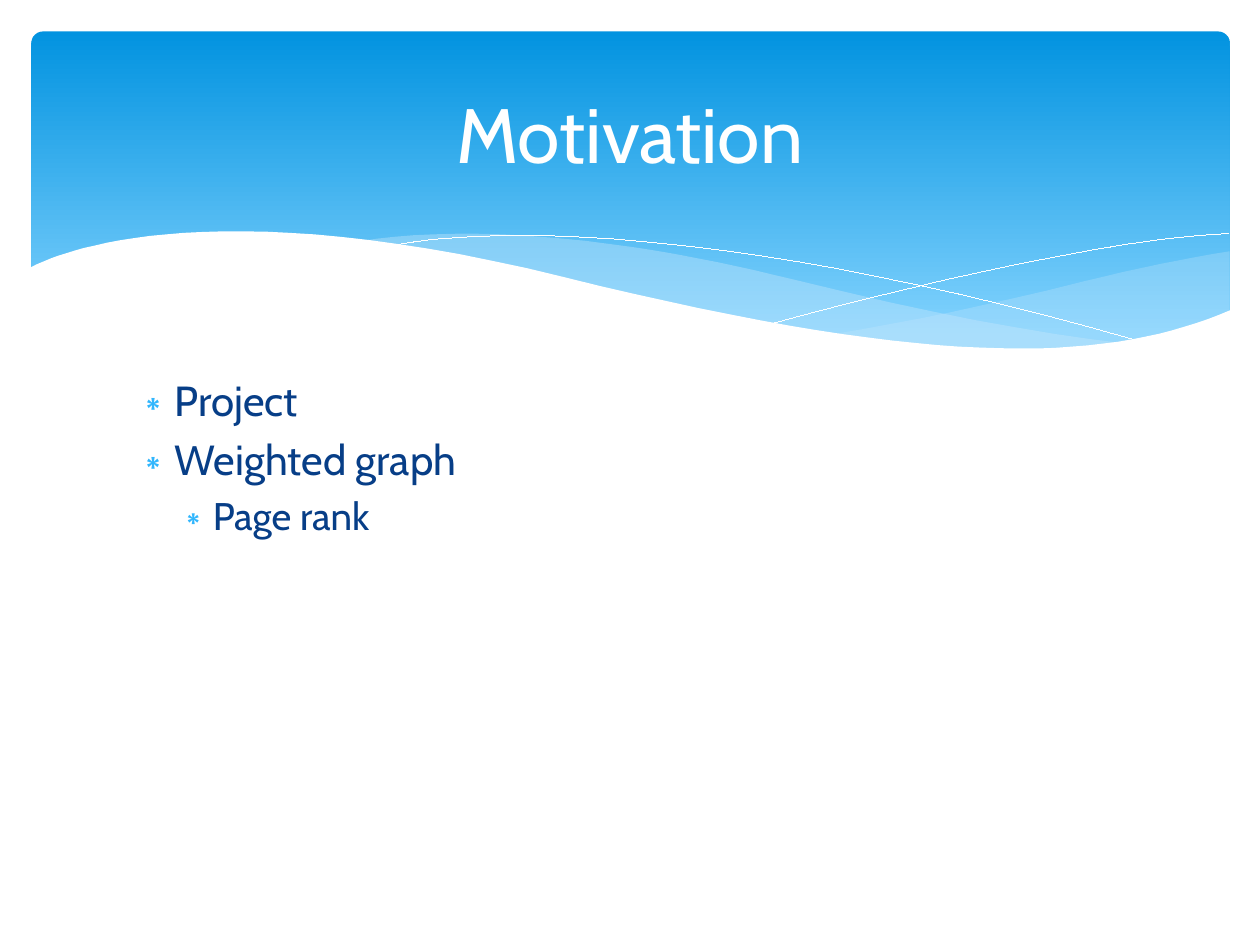
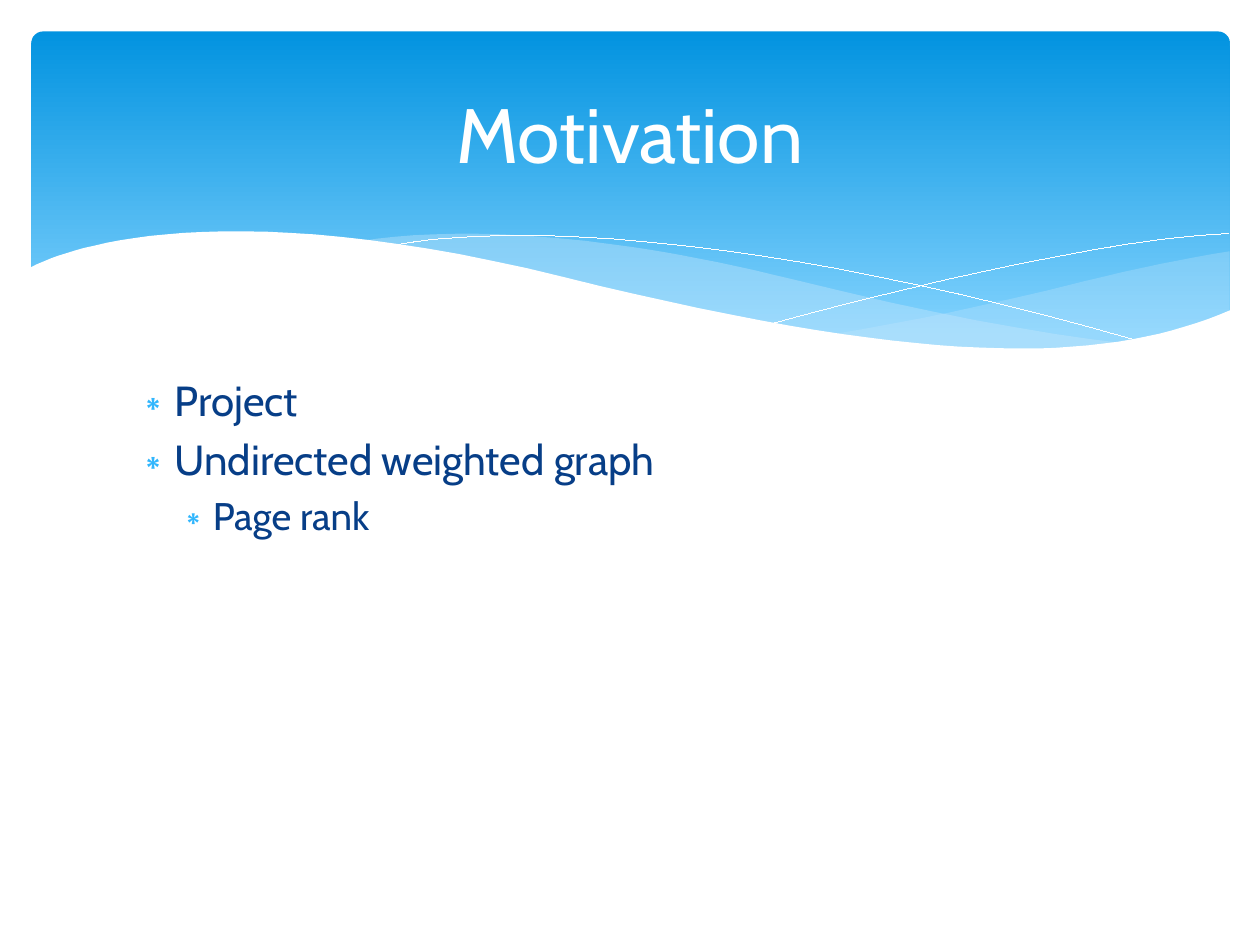
Before and after one commit to yftung7/2014_DM_Project, a slide deck: slide 2 of Project/Abstract.pptx. Drawn at 1260x945 pixels with LibreOffice and Linux fonts; fonts in the diff are those of the drawing. Boxes give left, top, right and bottom in pixels: in the first picture for what was removed or moved away, otherwise in the second. Text is boxed around its words. In the diff, an @@ line names an element or a change of style, - is before the commit and + after.

```diff
--- a/Project/Abstract.pptx
+++ b/Project/Abstract.pptx
@@ text at (x1=175, y1=443, x2=654, y2=485): text changed @@
-∗ Weighted graph
+∗ Undirected weighted graph
```
Also in this commit, not shown: 1 other slide changed.
